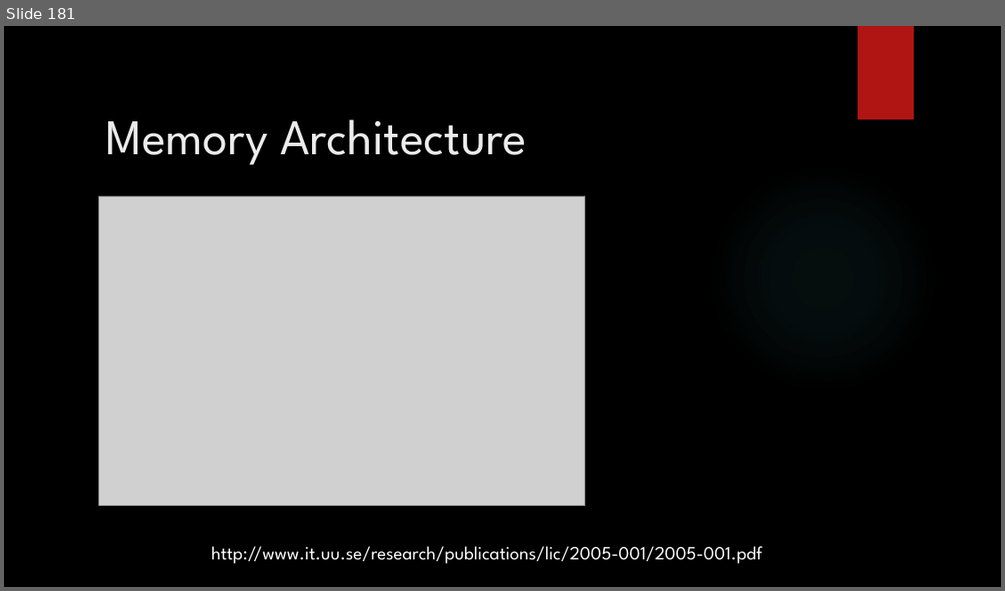
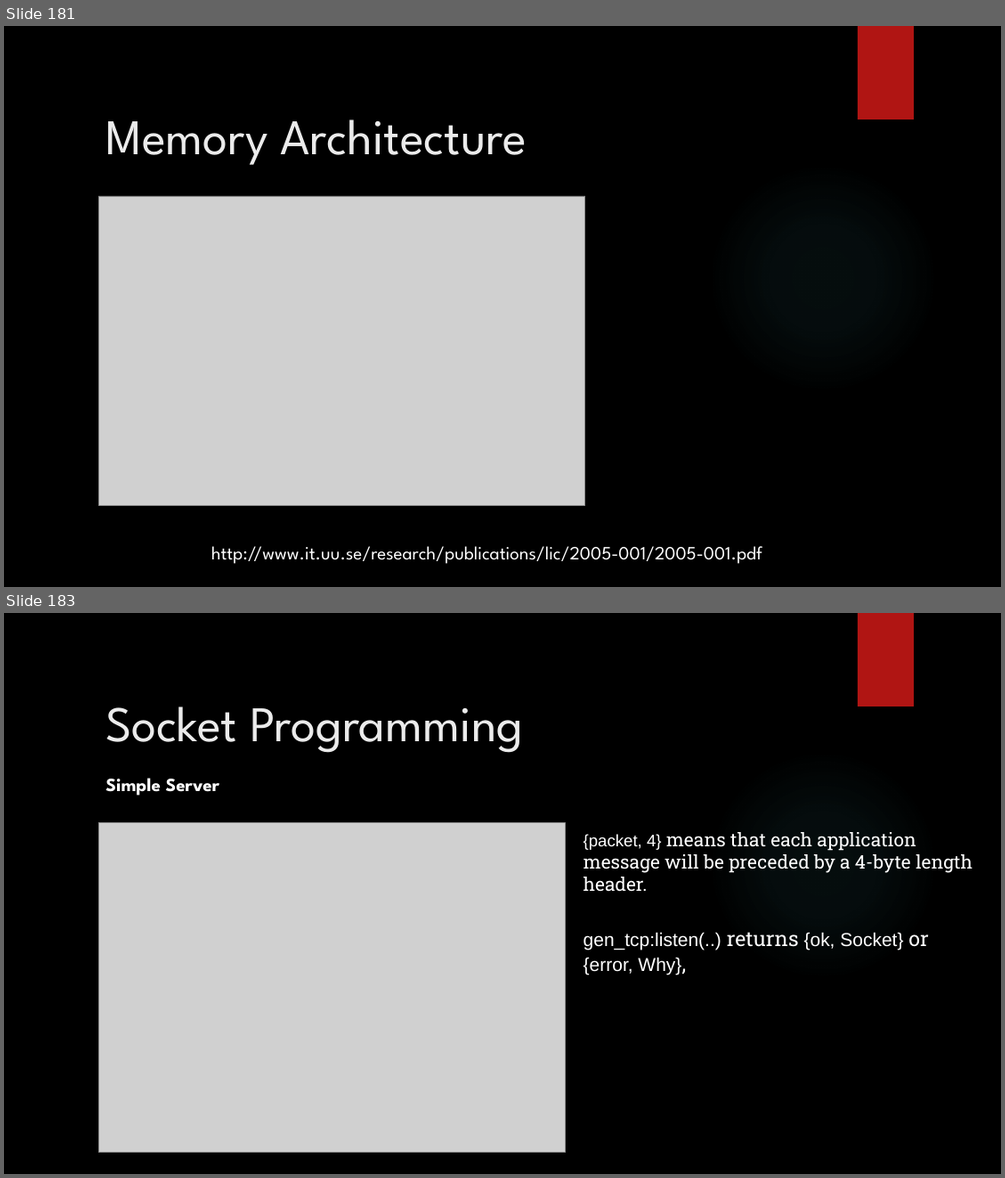
Before and after one commit to amadupu/ErlangTraining, a slide deck: ErlangTraining.pptx. Shown one above the other, each under a label of ours: slide 181 before the commit, slides 181 and 183 after it; the slides between them are not shown. The pictures are 1005x591 and 1005x1178 pixels, drawn with LibreOffice and Linux fonts; fonts in the diff are those of the drawing; grey boxes stand for pictures; background and template pictures are left out. Boxes give left, top, right and bottom in pixels: in the first picture for what was removed or moved away, otherwise in the second. Text is boxed around its words. In the diff, an @@ line names an element or a change of style, - is before the commit and + after.

```diff
--- a/ErlangTraining.pptx
+++ b/ErlangTraining.pptx
@@ slide 183 added at (4, 613, 1001, 1174), background picture (left out); not listed: 2 template elements that a slide beside it also shows @@
@@ title added at (105, 706, 523, 753), 48 pt, text #EBEBEB @@
+Socket Programming
@@ text added at (105, 778, 220, 795), 18 pt, text #FFFFFF, bold @@
+Simple Server
@@ picture added at (98, 823, 565, 1152) @@
@@ text added at (583, 832, 972, 892), 18 pt, text #FFFFFF @@
+{packet, 4} means that each application message will be preceded by a 4-byte length
+header.
@@ text added at (583, 932, 928, 975), 18 pt, text #FFFFFF @@
+gen_tcp:listen(..) returns {ok, Socket} or {error, Why},
```
Also in this commit, not shown: 68 other slides added.
